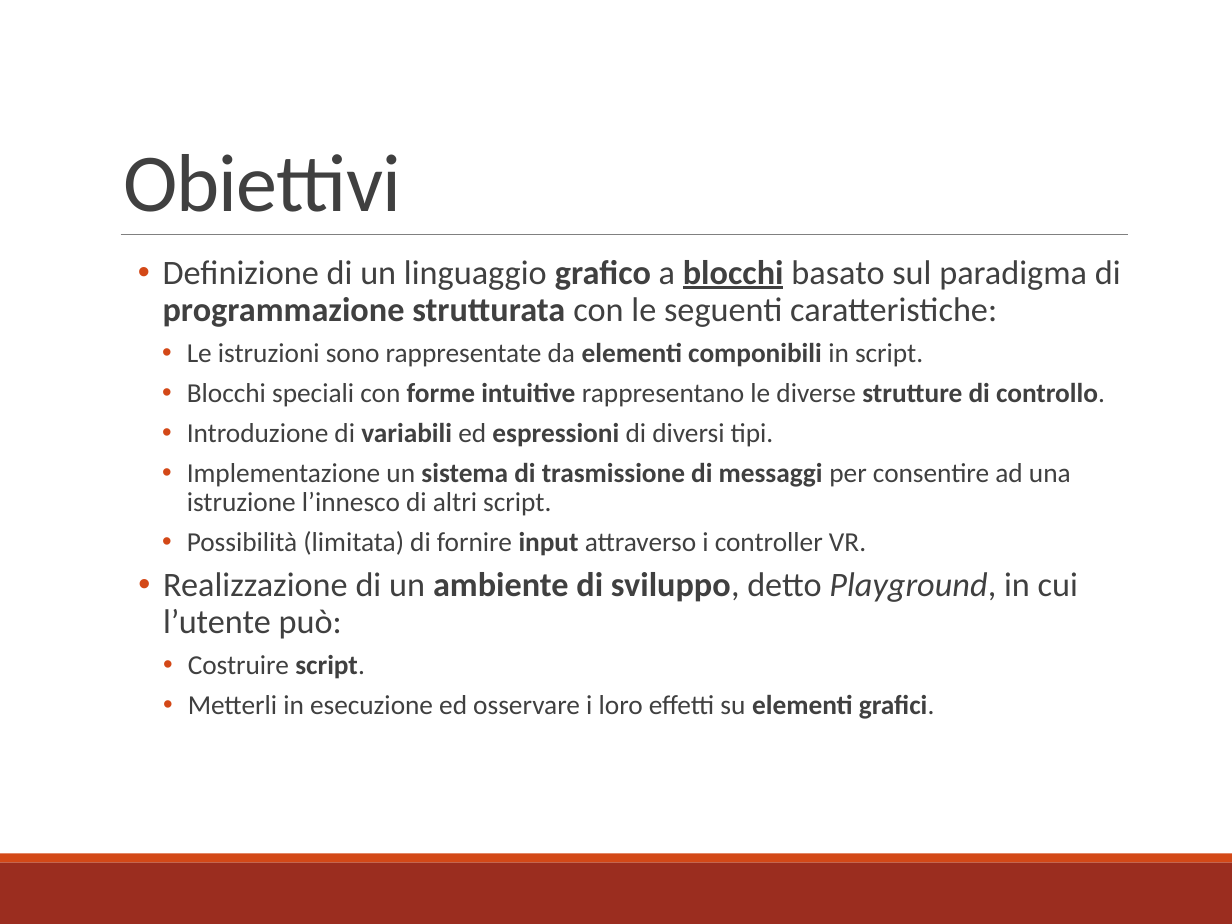
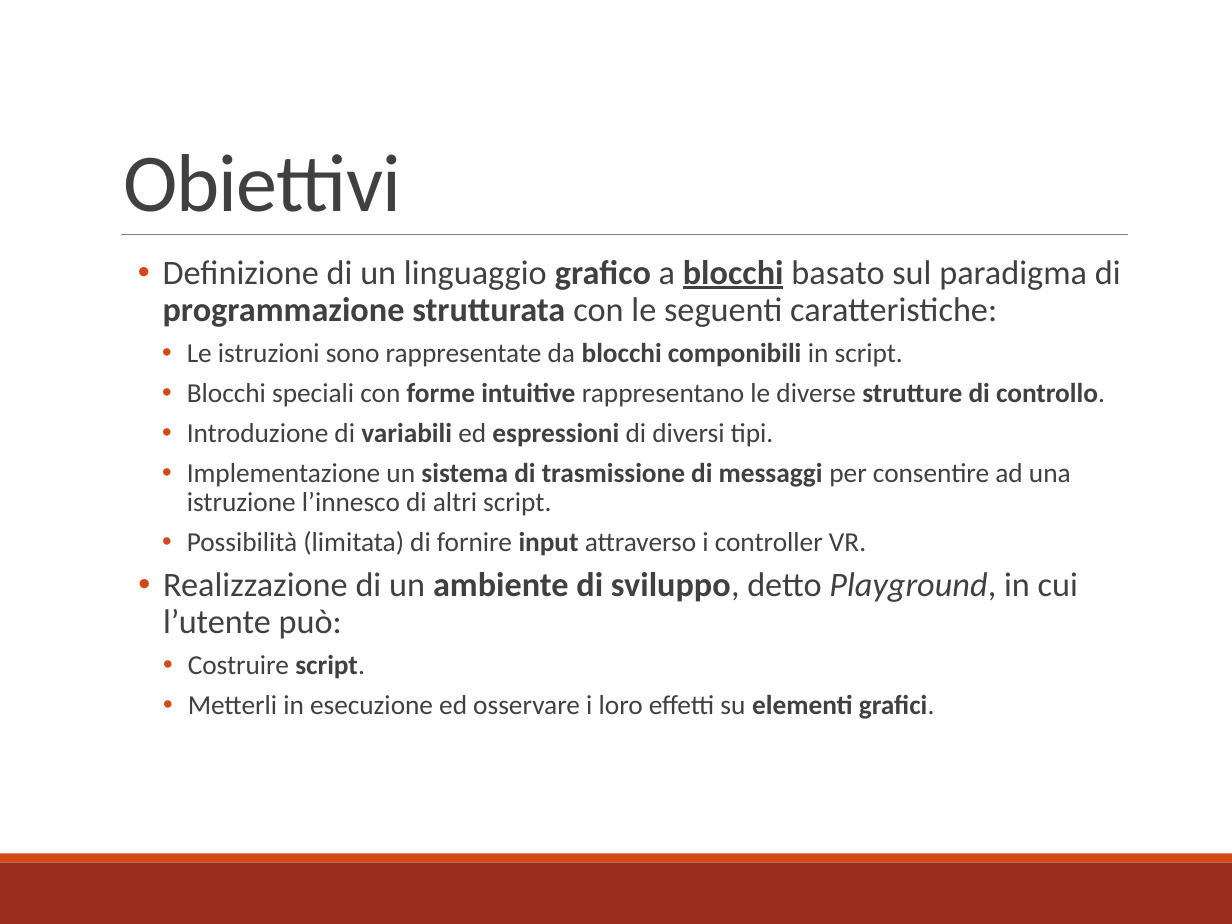
Before and after one commit to mbosc/scartch, a slide deck: slide 3 of Presentazione.pptx. Drawn at 1232x924 pixels with LibreOffice and Linux fonts; fonts in the diff are those of the drawing. Boxes give left, top, right and bottom in pixels: in the first picture for what was removed or moved away, otherwise in the second. Text is boxed around its words. In the diff, an @@ line names an element or a change of style, - is before the commit and + after.

```diff
--- a/Presentazione.pptx
+++ b/Presentazione.pptx
@@ text at [187,343,903,367]: text changed @@
-    • Le istruzioni sono rappresentate da elementi componibili in script.
+    • Le istruzioni sono rappresentate da blocchi componibili in script.
```
Also in this commit, not shown: 13 other slides changed, 1 slide added.
